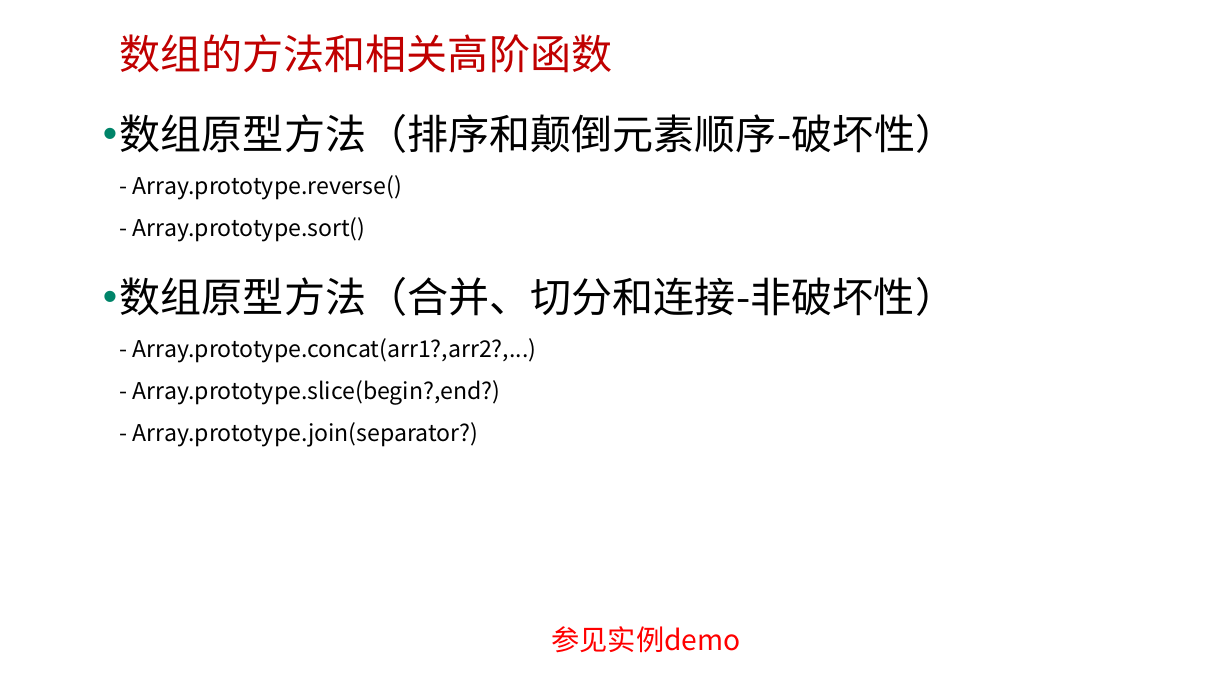
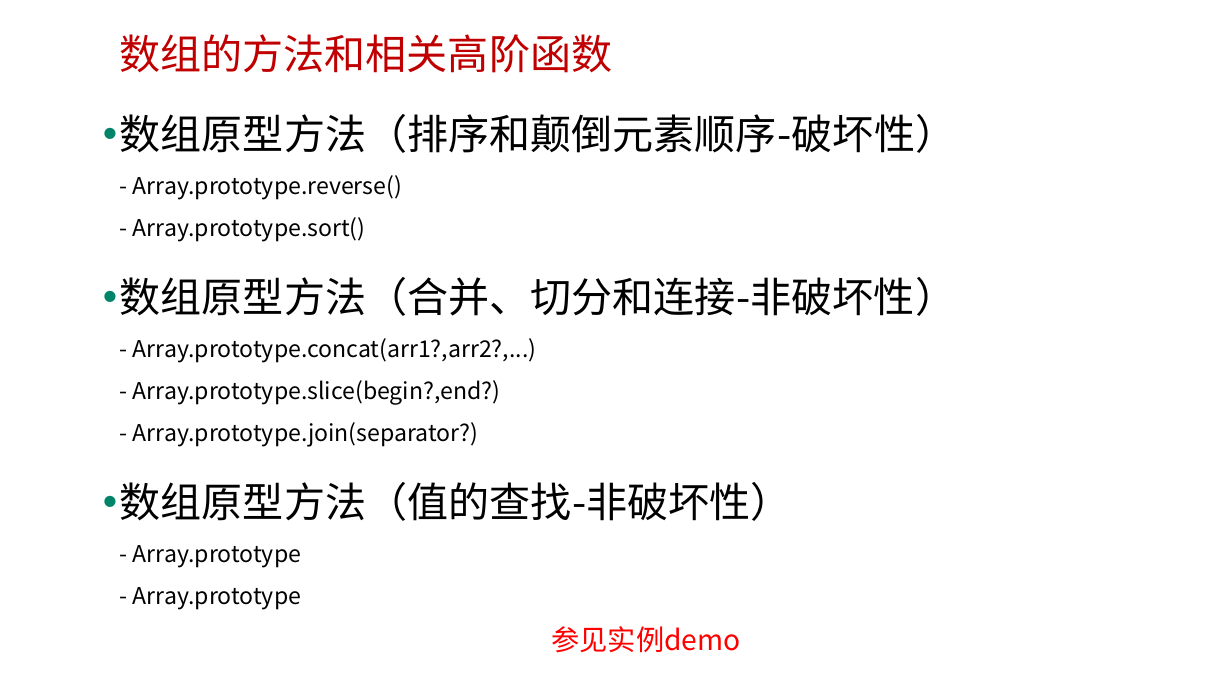
Before and after one commit to edu2act/course-javascript-advanced, a slide deck: slide 12 of 课程PPT/09.JavaScript标准内置对象-构造器（Array、Date、Error等）.pptx. Drawn at 1232x693 pixels with LibreOffice and Linux fonts; fonts in the diff are those of the drawing; background and template pictures are left out. Boxes give left, top, right and bottom in pixels: in the first picture for what was removed or moved away, otherwise in the second. Text is boxed around its words. In the diff, an @@ line names an element or a change of style, - is before the commit and + after.

Commit message:
modify

```diff
--- a/课程PPT/09.JavaScript标准内置对象-构造器（Array、Date、Error等）.pptx
+++ b/课程PPT/09.JavaScript标准内置对象-构造器（Array、Date、Error等）.pptx
@@ text at (120,482,792,609): paragraph added @@
+• 数组原型方法（值的查找-非破坏性）
+  - Array.prototype
+  - Array.prototype
```
Also in this commit, not shown: 7 slides added.
